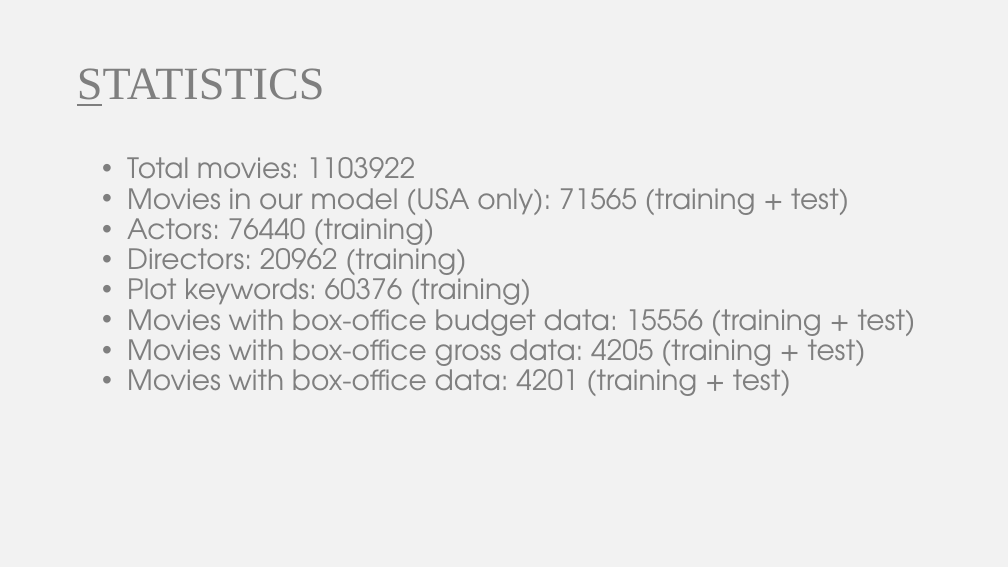
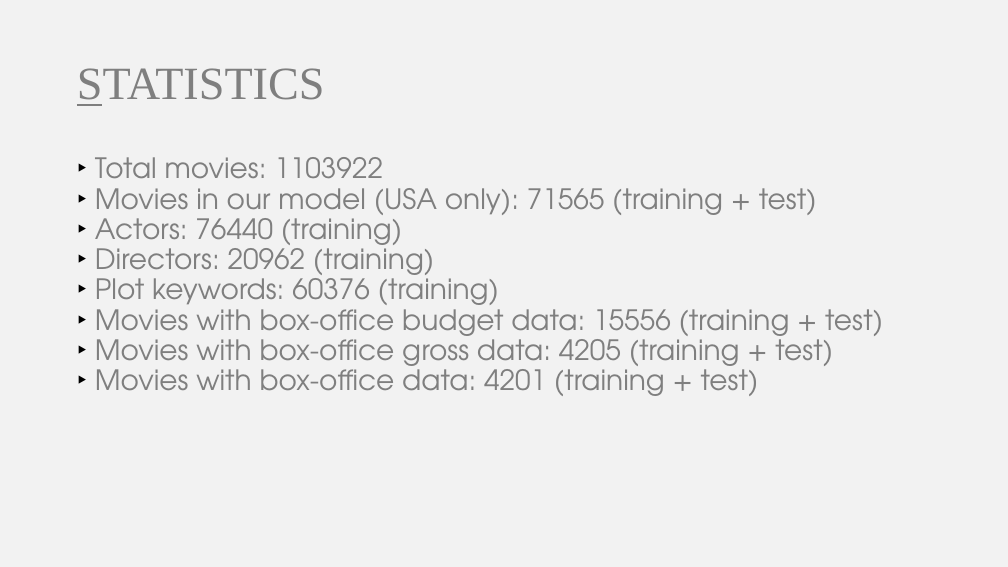
Before and after one commit to somyamohanty/Data_Dawgs, a slide deck: slide 4 of presentations/Final Presentation.pptx. Drawn at 1008x567 pixels with LibreOffice and Linux fonts; fonts in the diff are those of the drawing. Boxes give left, top, right and bottom in pixels: in the first picture for what was removed or moved away, otherwise in the second. Text is boxed around its words. In the diff, an @@ line names an element or a change of style, - is before the commit and + after.

```diff
--- a/presentations/Final Presentation.pptx
+++ b/presentations/Final Presentation.pptx
@@ text at bbox=[95, 157, 883, 396]: text changed @@
-• Total movies: 1103922
-• Movies in our model (USA only): 71565 (training + test)
-• Actors: 76440 (training)
-• Directors: 20962 (training)
-• Plot keywords: 60376 (training)
-• Movies with box-office budget data: 15556 (training + test)
-• Movies with box-office gross data: 4205 (training + test)
-• Movies with box-office data: 4201 (training + test)
+‣ Total movies: 1103922
+‣ Movies in our model (USA only): 71565 (training + test)
+‣ Actors: 76440 (training)
+‣ Directors: 20962 (training)
+‣ Plot keywords: 60376 (training)
+‣ Movies with box-office budget data: 15556 (training + test)
+‣ Movies with box-office gross data: 4205 (training + test)
+‣ Movies with box-office data: 4201 (training + test)
```
Also in this commit, not shown: 18 other slides changed, 3 slides added, 1 slide removed.
